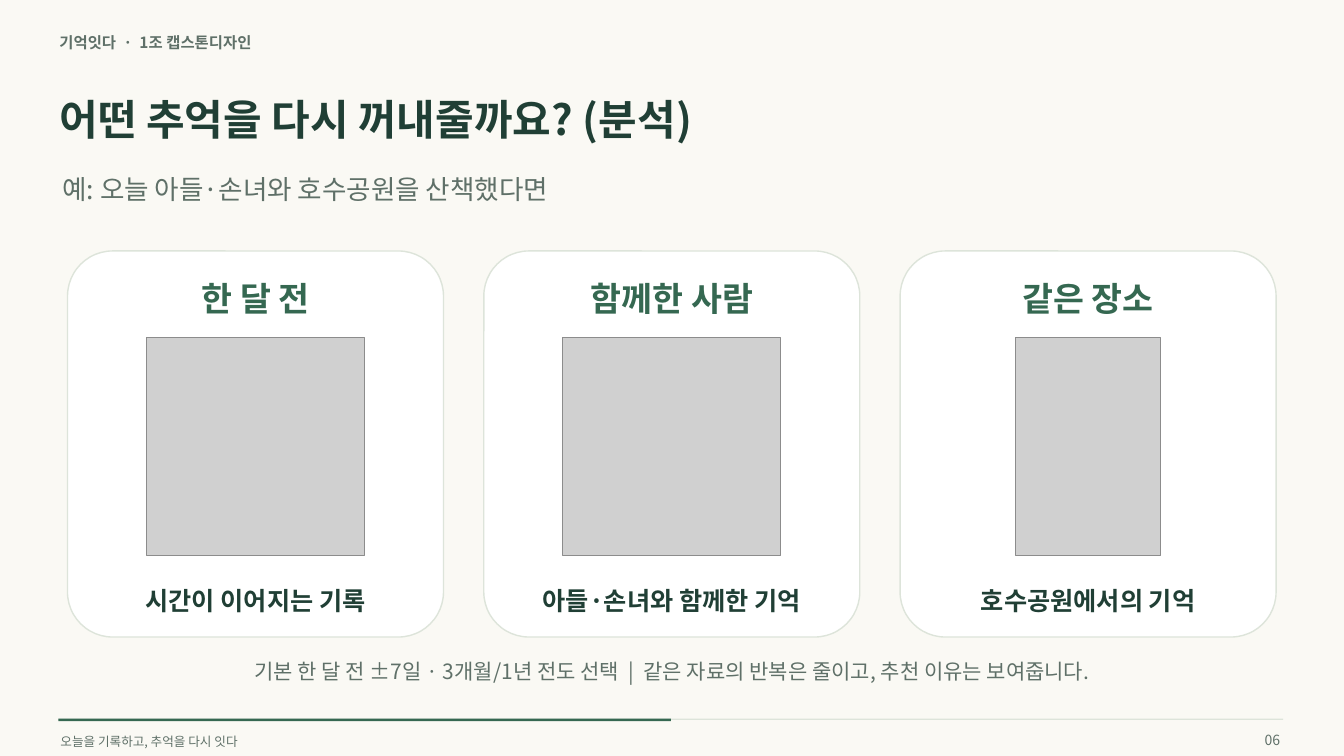
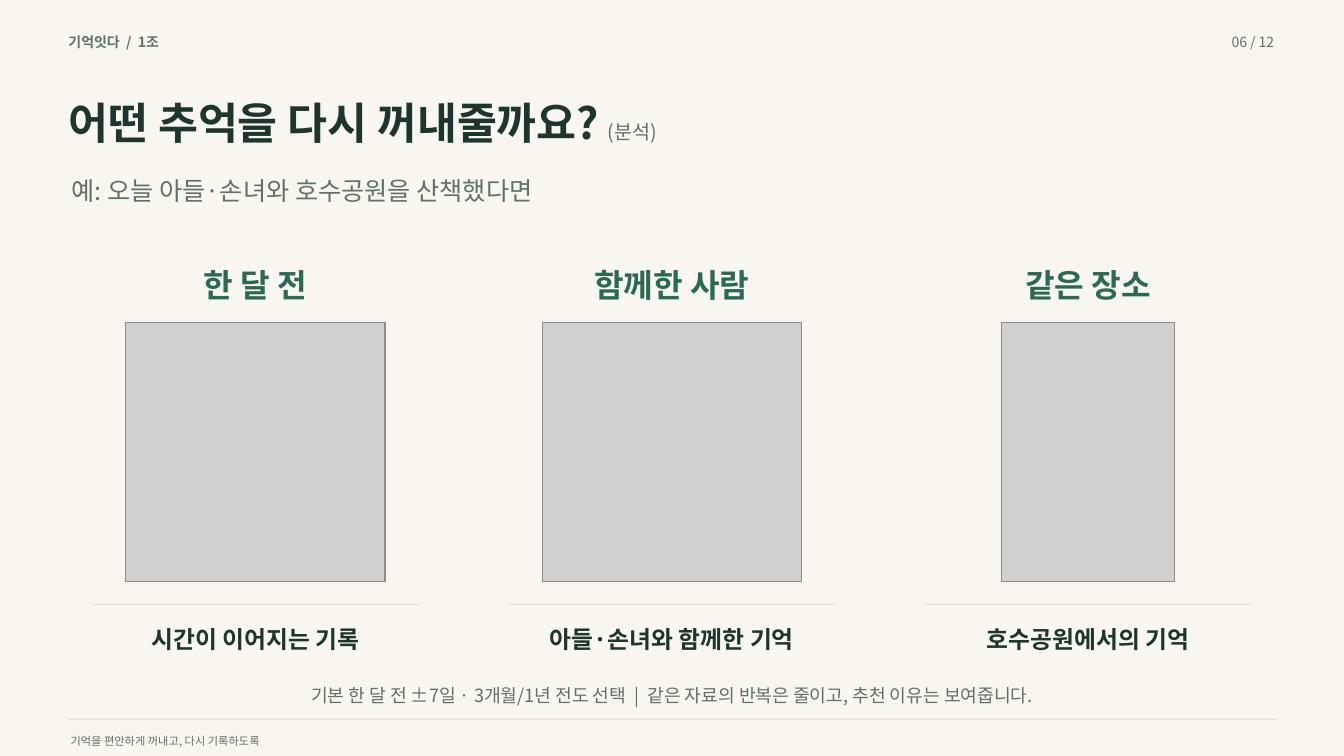
Before and after one commit to jungminpark68/capstone, a slide deck: slide 6 of docs/presentations/memory_connect_intro_7min.pptx. Drawn at 1344x756 pixels with LibreOffice and Linux fonts; fonts in the diff are those of the drawing; grey boxes stand for pictures. Boxes give left, top, right and bottom in pixels: in the first picture for what was removed or moved away, otherwise in the second. Text is boxed around its words. In the diff, an @@ line names an element or a change of style, - is before the commit and + after.

Commit message:
Polish presentation typography, imagery, spacing and visual layouts

```diff
--- a/docs/presentations/memory_connect_intro_7min.pptx
+++ b/docs/presentations/memory_connect_intro_7min.pptx
@@ background #FAF9F4 to #F7F6F0 @@
@@ text at box(68, 35, 159, 48): text changed; size 11 to 10 pt; text colour #5F7068 to #607168 @@
-기억잇다 · 1조 캡스톤디자인
+기억잇다 / 1조
@@ text at box(1232, 36, 1275, 47): text changed; text colour #5F7068 to #607168 @@
-06
+06 / 12
@@ text "어떤 추억을 다시 꺼내줄까요? (분석)": place and size @@
-text "어떤 추억을 다시 꺼내줄까요? (분석)" at box(59, 99, 692, 144)
+text "어떤 추억을 다시 꺼내줄까요? (분석)" at box(68, 102, 657, 143)
@@ text "어떤 추억을 다시 꺼내줄까요? (분석)" at box(68, 102, 657, 143): size 30 to 31 pt, text colour #203F35 to #1D352C in "어떤 추억을 다시 꺼내줄까요?"; size 30 to 14 pt, text colour #203F35 to #607168, bold off in "(분석)" @@
@@ text "예: 오늘 아들·손녀와 호수공원을 산책했다면": place and size @@
-text "예: 오늘 아들·손녀와 호수공원을 산책했다면" at box(62, 177, 548, 201)
+text "예: 오늘 아들·손녀와 호수공원을 산책했다면" at box(72, 179, 533, 202)
@@ text "예: 오늘 아들·손녀와 호수공원을 산책했다면" at box(72, 179, 533, 202): size 19 to 18 pt, text colour #5F7068 to #607168 @@
@@ rounded rectangle removed at box(68, 251, 444, 637) @@
@@ rounded rectangle removed at box(484, 251, 860, 637) @@
@@ rounded rectangle removed at box(900, 251, 1276, 637) @@
@@ 3 texts: place and size @@
-3 texts at box(202, 282, 1154, 314)
+3 texts at box(204, 270, 1151, 300)
@@ size 24 to 23 pt, text colour #356851 to #2B6A50 in 3 elements at box(204, 270, 308, 300), box(594, 270, 749, 300), box(1025, 270, 1151, 300) @@
@@ picture: place and size @@
-picture at box(147, 338, 365, 556)
+picture at box(126, 323, 385, 582)
@@ picture: place and size @@
-picture at box(563, 338, 780, 556)
+picture at box(542, 323, 802, 582)
@@ picture: place and size @@
-picture at box(1015, 338, 1160, 556)
+picture at box(1002, 323, 1175, 582)
@@ text "시간이 이어지는 기록": place and size @@
-text "시간이 이어지는 기록" at box(145, 589, 365, 613)
+text "시간이 이어지는 기록" at box(151, 628, 360, 650)
@@ rectangle added at box(93, 604, 418, 605), fill #D8E0D6 @@
@@ text "아들·손녀와 함께한 기억": place and size @@
-text "아들·손녀와 함께한 기억" at box(543, 588, 801, 613)
+text "아들·손녀와 함께한 기억" at box(550, 628, 794, 650)
@@ rectangle added at box(509, 604, 835, 605), fill #D8E0D6 @@
@@ size 18 to 17 pt, text colour #203F35 to #1D352C in 3 elements at box(151, 628, 360, 650), box(550, 628, 794, 650), box(987, 628, 1190, 650) @@
@@ text "호수공원에서의 기억": place and size @@
-text "호수공원에서의 기억" at box(981, 589, 1195, 613)
+text "호수공원에서의 기억" at box(987, 628, 1190, 650)
@@ rectangle added at box(926, 604, 1251, 605), fill #D8E0D6 @@
@@ text "기본 한 달 전 ±7일 ...": place and size @@
-text "기본 한 달 전 ±7일 ..." at box(254, 661, 1090, 683)
+text "기본 한 달 전 ±7일 ..." at box(311, 687, 1032, 705)
@@ text "기본 한 달 전 ±7일 ..." at box(311, 687, 1032, 705): size 15 to 13 pt, text colour #5F7068 to #607168 @@
@@ rectangle removed at box(58, 719, 671, 722) @@
@@ rectangle: place and size @@
-rectangle at box(58, 719, 1284, 720)
+rectangle at box(68, 719, 1277, 720)
@@ rectangle at box(68, 719, 1277, 720): fill #DDE4DA to #D8E0D6 @@
@@ text at box(71, 736, 260, 747): text changed; size 9 to 8 pt; text colour #5F7068 to #607168 @@
-오늘을 기록하고, 추억을 다시 잇다
+기억을 편안하게 꺼내고, 다시 기록하도록
```
Also in this commit, not shown: 11 other slides changed, 4 other files.
